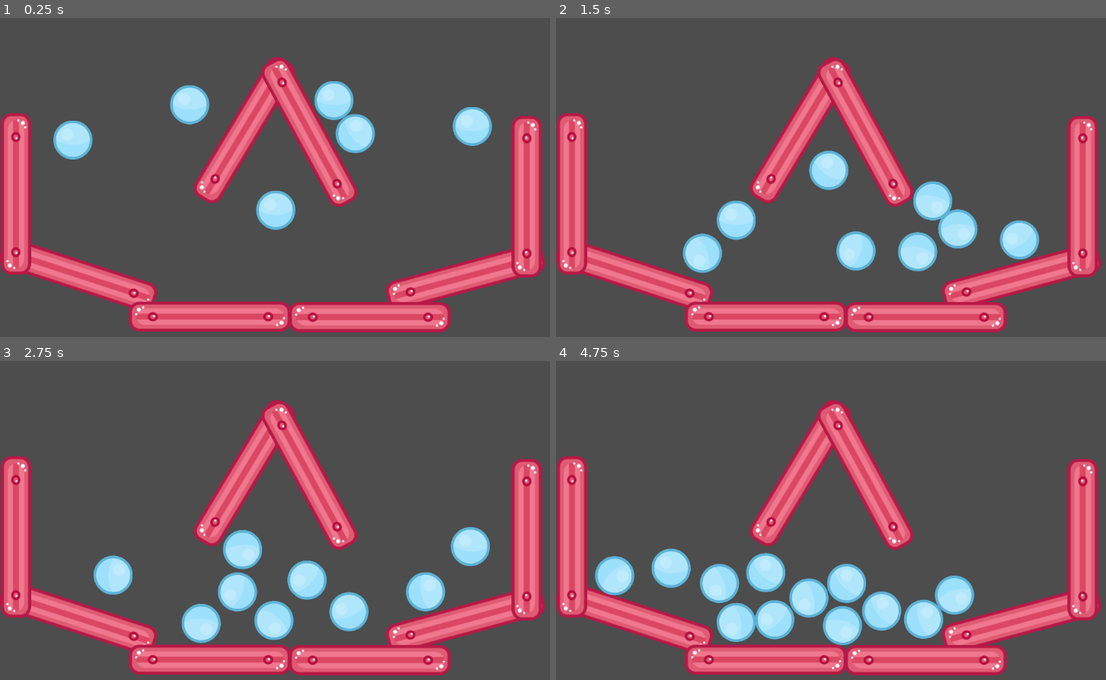
Above: before the commit, frames 1-4 (two rows, left to right).
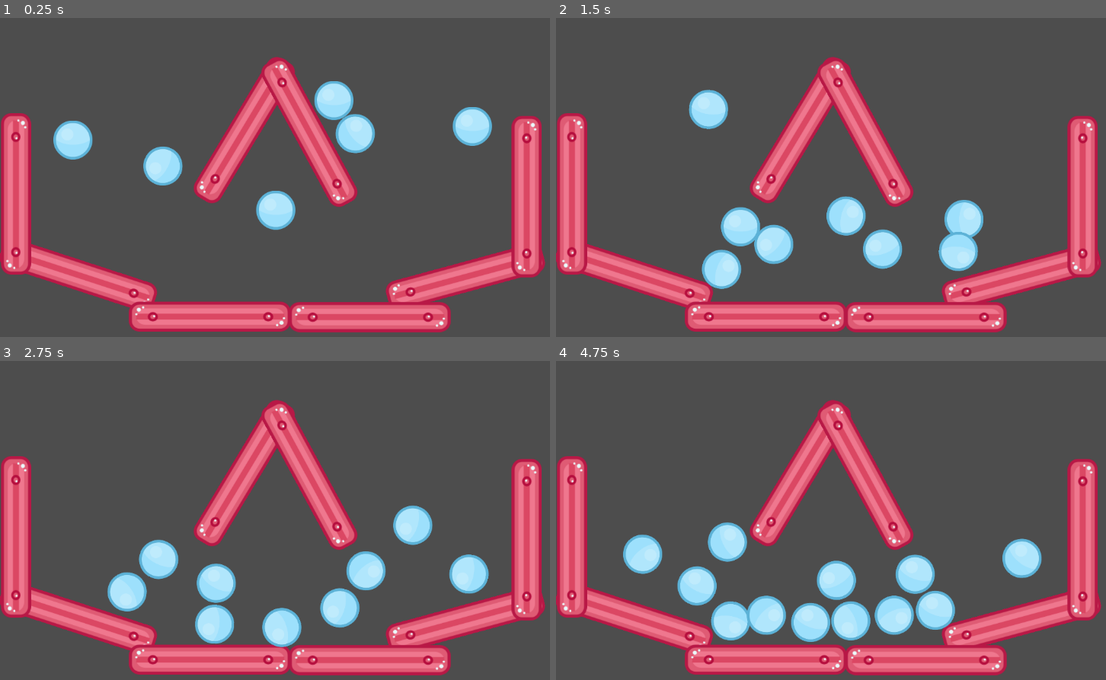
Above: after the commit, the same moments.

Repository: FanatuXx/GodotBallExo
Game: Godot game, scene res://Main.tscn
The game is run twice, just before and just after one commit, with the same random seed, the same clock (stepped at 60 frames per second) and the same inputs.
Inputs (mouse positions are in pixels of both pictures, inside the frame that each line leads up to):
- Up to frame 1 (0.25 s): no input
- Up to frame 2 (1.5 s): move the mouse to (996, 171) at 0.52 s; press the mouse at (996, 171) at 0.53 s; move the mouse to (737, 203) at 1.27 s; release the mouse at (737, 203) at 1.28 s; click (737, 203) at 1.35 s
- Up to frame 3 (2.75 s): move the mouse to (363, 453) at 2.02 s; press the mouse at (363, 453) at 2.03 s
- Up to frame 4 (4.75 s): move the mouse to (831, 597) at 2.77 s; release the mouse at (831, 597) at 2.78 s; click (831, 597) at 2.85 s; move the mouse to (1045, 581) at 3.52 s; press the mouse at (1045, 581) at 3.53 s; move the mouse to (677, 479) at 4.27 s; release the mouse at (677, 479) at 4.28 s; click (677, 479) at 4.35 s

The runs differ from the first frame. In frame 1, 1.4% of the frame differs, in the area x 26-39%, y 21-53%; in frame 2, 8.7%; in frame 3, 9.5%; in frame 4, 11%, in the area x 7-89%, y 50-90%.

Commit message:
Modifying gravity

Diff:
--- a/Main.tscn
+++ b/Main.tscn
@@ -134,6 +134,7 @@
 
 [node name="Ball" parent="." unique_id=1158874253 instance=ExtResource("2")]
 position = Vector2(359, 55)
+gravity_scale = 10.0
 
 [node name="Ball2" parent="." unique_id=733381730 instance=ExtResource("2")]
 position = Vector2(632, 47)
